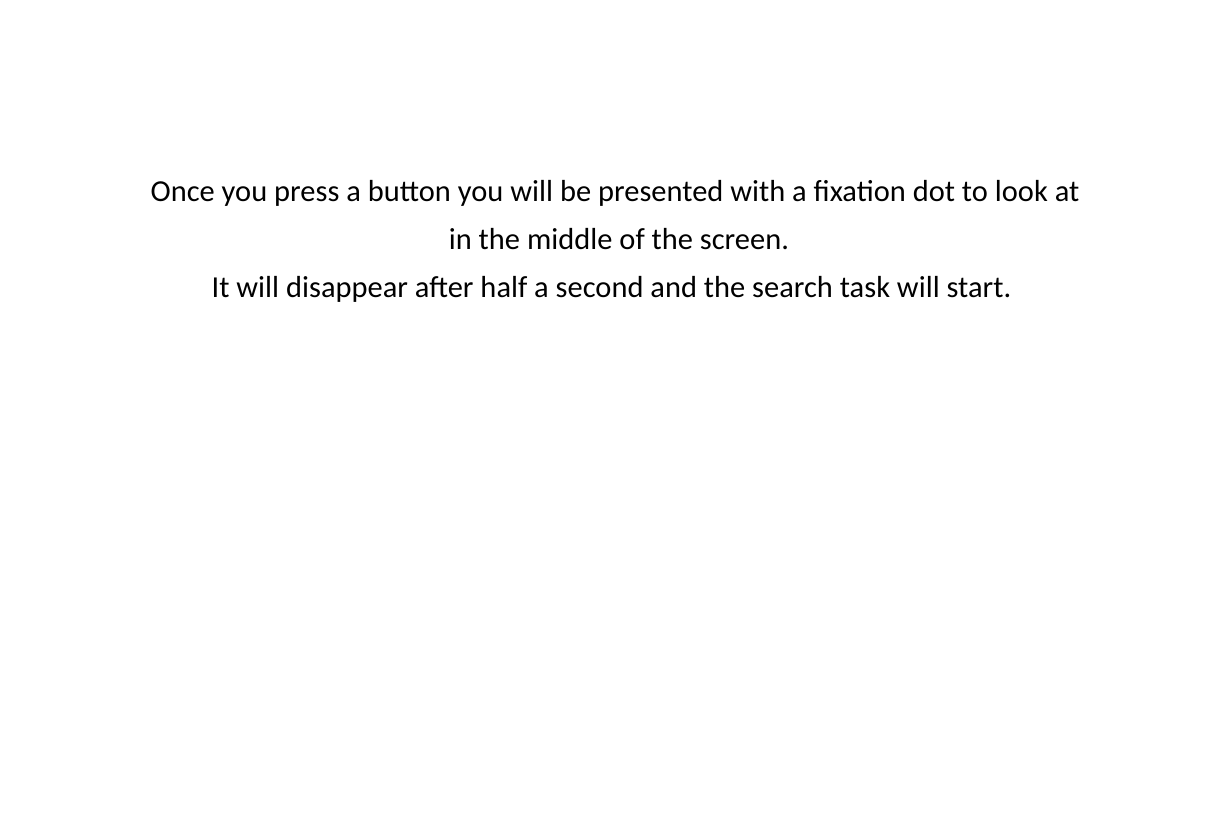
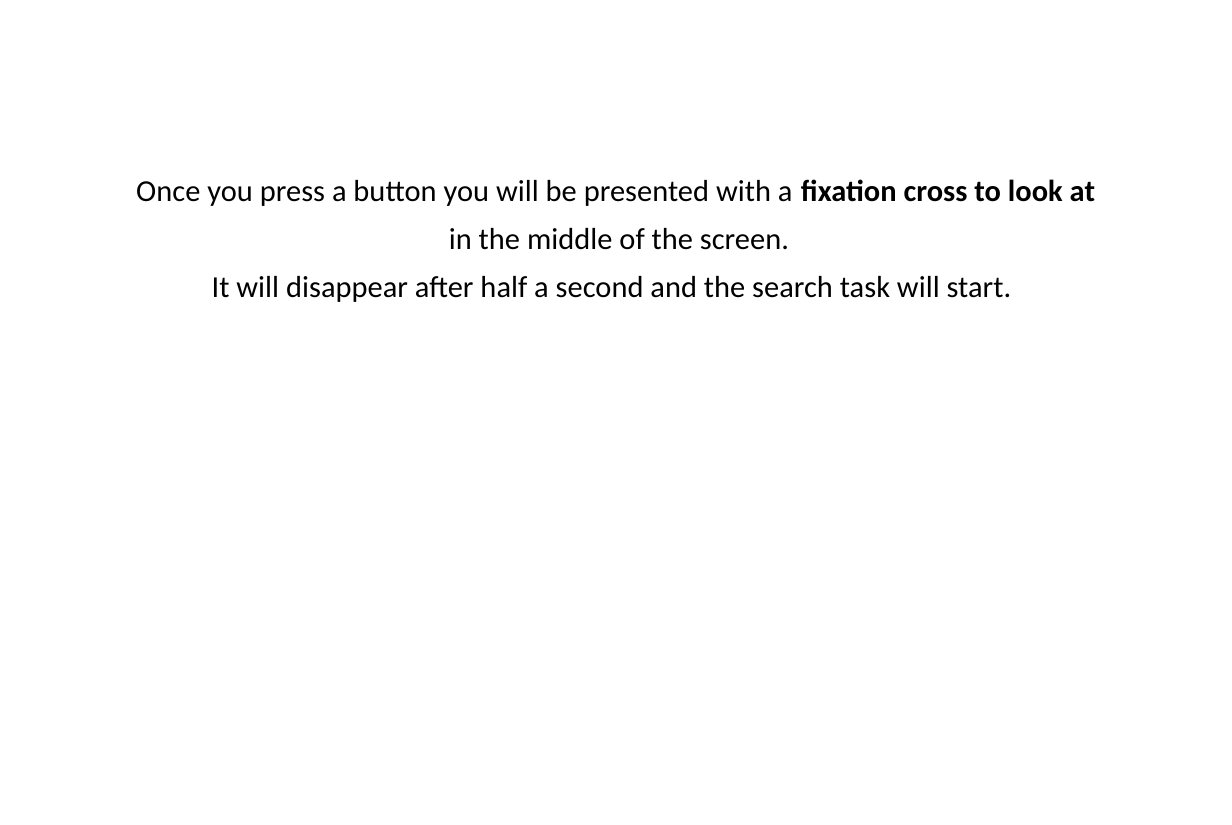
Before and after one commit to flohrmann/internship_project, a slide deck: slide 12 of Images/instructions.pptx. Drawn at 1232x825 pixels with LibreOffice and Linux fonts; fonts in the diff are those of the drawing; background and template pictures are left out. Boxes give left, top, right and bottom in pixels: in the first picture for what was removed or moved away, otherwise in the second. Text is boxed around its words. In the diff, an @@ line names an element or a change of style, - is before the commit and + after.

Commit message:
changed fixation
changed fixation from black dot to red cross
changed default trial num from 40 to 50 per cond
debugged experiment without eyetracking
changed fixation in instructions

```diff
--- a/Images/instructions.pptx
+++ b/Images/instructions.pptx
@@ subtitle at (x1=136, y1=179, x2=1095, y2=206): text changed @@
-Once you press a button you will be presented with a fixation dot to look at
+Once you press a button you will be presented with a fixation cross to look at
```
Also in this commit, not shown: 17 other files.
